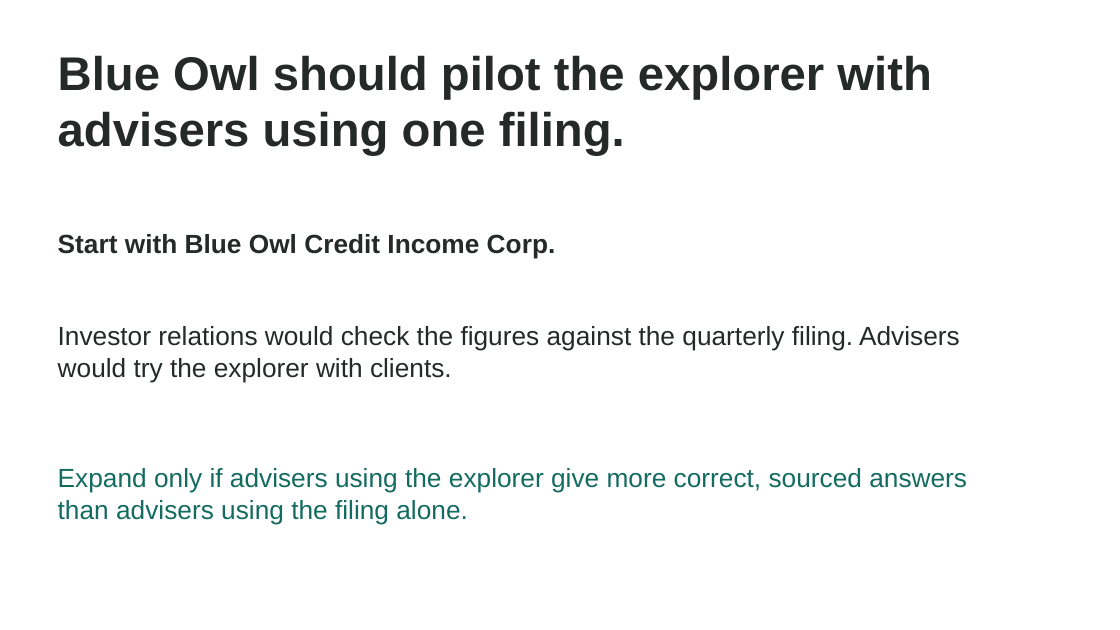
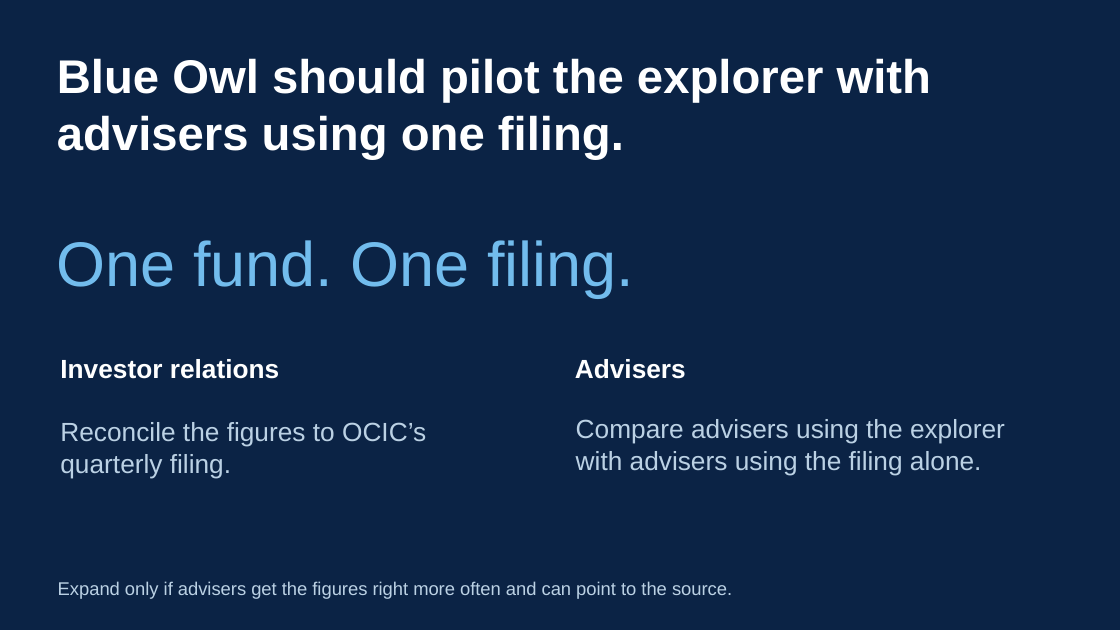
Before and after one commit to marcswartz/ivey-group7-portfolio, a slide deck: slide 13 of presentation.pptx. Drawn at 1120x630 pixels with LibreOffice and Linux fonts; fonts in the diff are those of the drawing. Boxes give left, top, right and bottom in pixels: in the first picture for what was removed or moved away, otherwise in the second. Text is boxed around its words. In the diff, an @@ line names an element or a change of style, - is before the commit and + after.

Commit message:
Restore the blue visual identity and show the investor prototype in use

```diff
--- a/presentation.pptx
+++ b/presentation.pptx
@@ background #FFFFFF to #0B2345 @@
@@ text "Blue Owl should pilot the ..." at <box>57,58,931,160</box>: text colour #252A29 to #FFFFFF @@
@@ text at <box>57,240,634,298</box>: text changed; size 22.5 to 54 pt; text colour #252A29 to #72BCED; bold off @@
-Start with Blue Owl Credit Income Corp.
+One fund. One filing.
@@ text at <box>60,359,279,379</box>: text changed; text colour #252A29 to #FFFFFF; bold on @@
-Investor relations would check the figures against the quarterly filing. Advisers would try the explorer with clients.
+Investor relations
@@ text added at <box>575,359,686,379</box>, 22.5 pt, text #FFFFFF, bold @@
+Advisers
@@ text added at <box>576,419,1005,476</box>, 22.5 pt, text #BBD1E4 @@
+Compare advisers using the explorer with advisers using the filing alone.
@@ text at <box>60,422,426,479</box>: text changed; text colour #146B61 to #BBD1E4 @@
-Expand only if advisers using the explorer give more correct, sourced answers than advisers using the filing alone.
+Reconcile the figures to OCIC’s quarterly filing.
@@ text added at <box>58,581,732,599</box>, 15.8 pt, text #BBD1E4 @@
+Expand only if advisers get the figures right more often and can point to the source.
```
Also in this commit, not shown: 9 other slides changed, 3 slides added, 3 slides removed, 19 other files.
